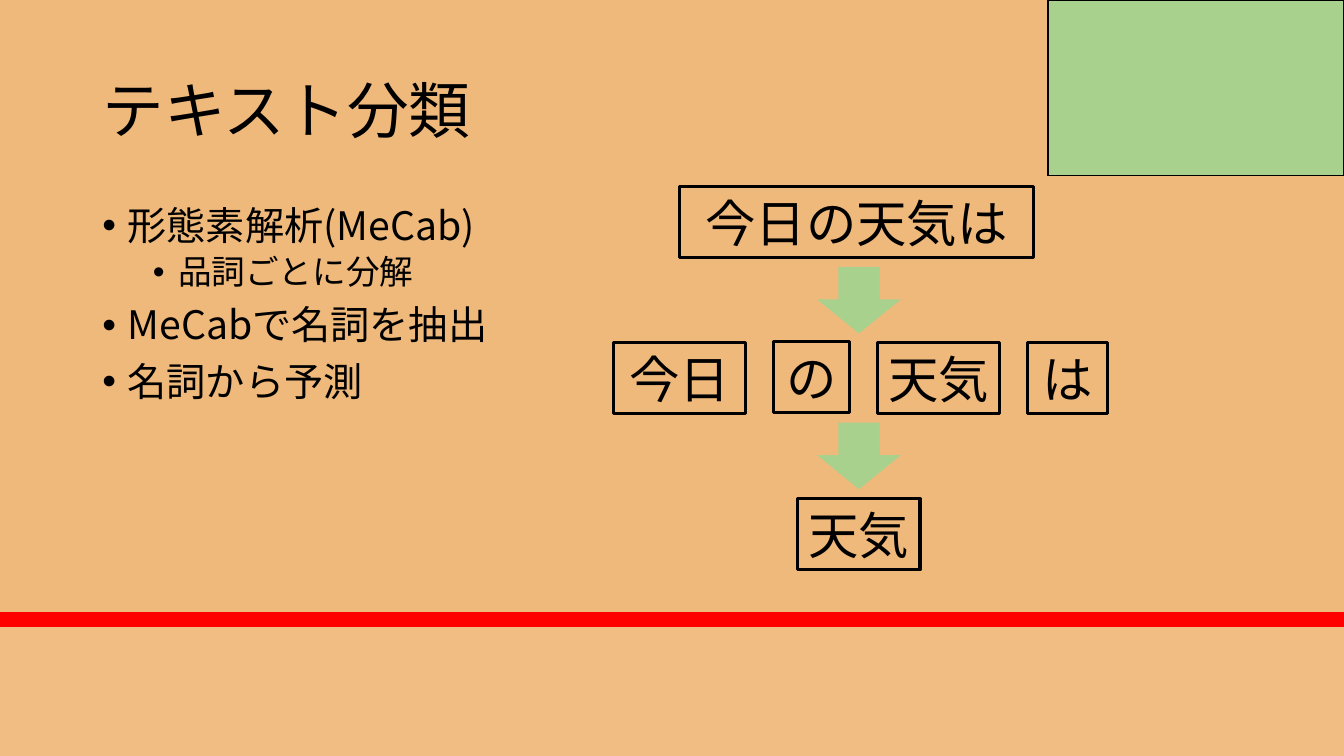
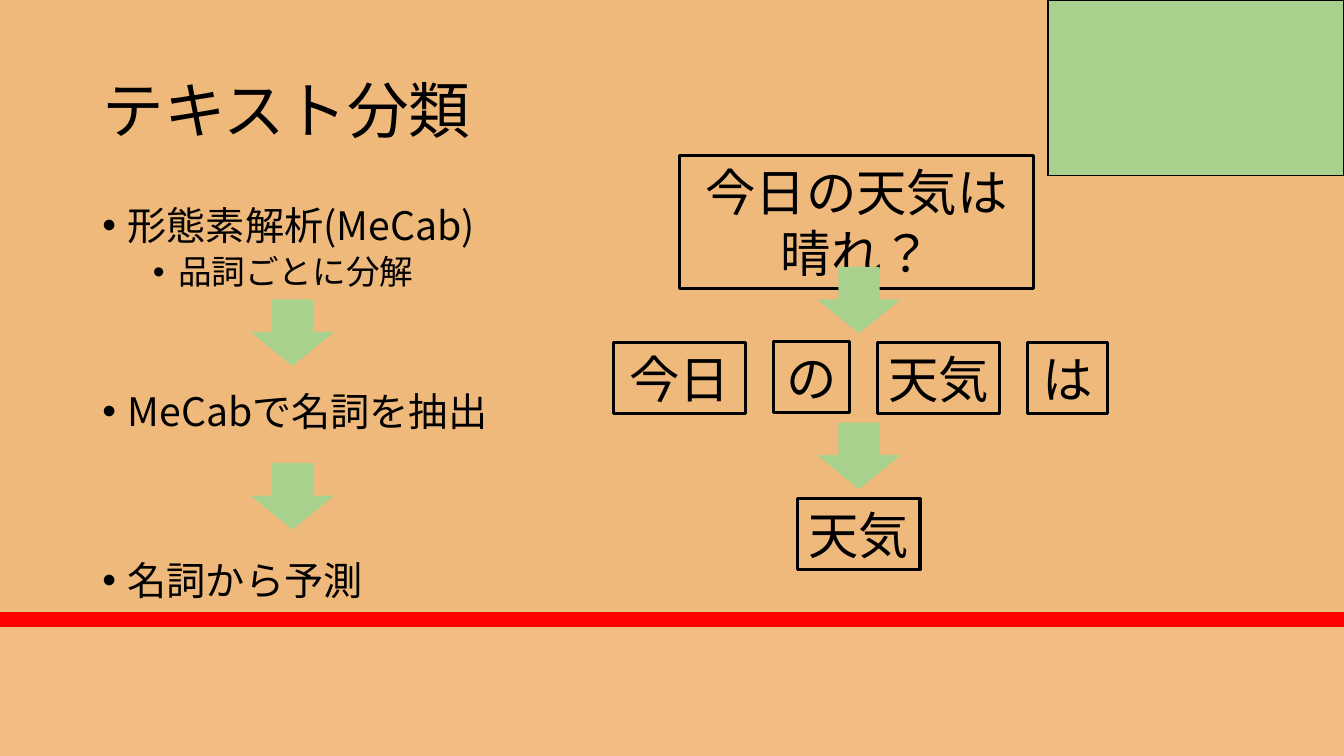
Before and after one commit to RikiishiSuzunosuke/AIspeaker_yosie, a slide deck: slide 13 of presentation/AIスピーカー開発_3_山田.pptx. Drawn at 1344x756 pixels with LibreOffice and Linux fonts; fonts in the diff are those of the drawing. Boxes give left, top, right and bottom in pixels: in the first picture for what was removed or moved away, otherwise in the second. Text is boxed around its words. In the diff, an @@ line names an element or a change of style, - is before the commit and + after.

```diff
--- a/presentation/AIスピーカー開発_3_山田.pptx
+++ b/presentation/AIスピーカー開発_3_山田.pptx
@@ rectangle "今日の天気は晴れ？": place and size @@
-rectangle "今日の天気は晴れ？" at bbox=[680, 187, 1034, 258]
+rectangle "今日の天気は晴れ？" at bbox=[680, 156, 1034, 288]
@@ text in rectangle at bbox=[705, 168, 1007, 285]: text changed @@
-今日の天気は
+今日の天気は晴れ？
@@ text "形態素解析(MeCab)" rewrapped from bbox=[128, 207, 488, 400] to bbox=[128, 207, 488, 599] @@
@@ down arrow added at bbox=[253, 300, 333, 365], fill #A9D18E, outline #A9D18E 1 pt @@
@@ down arrow added at bbox=[253, 464, 333, 528], fill #A9D18E, outline #A9D18E 1 pt @@
```
Also in this commit, not shown: 1 other slide changed, 1 slide added, 1 other file.
